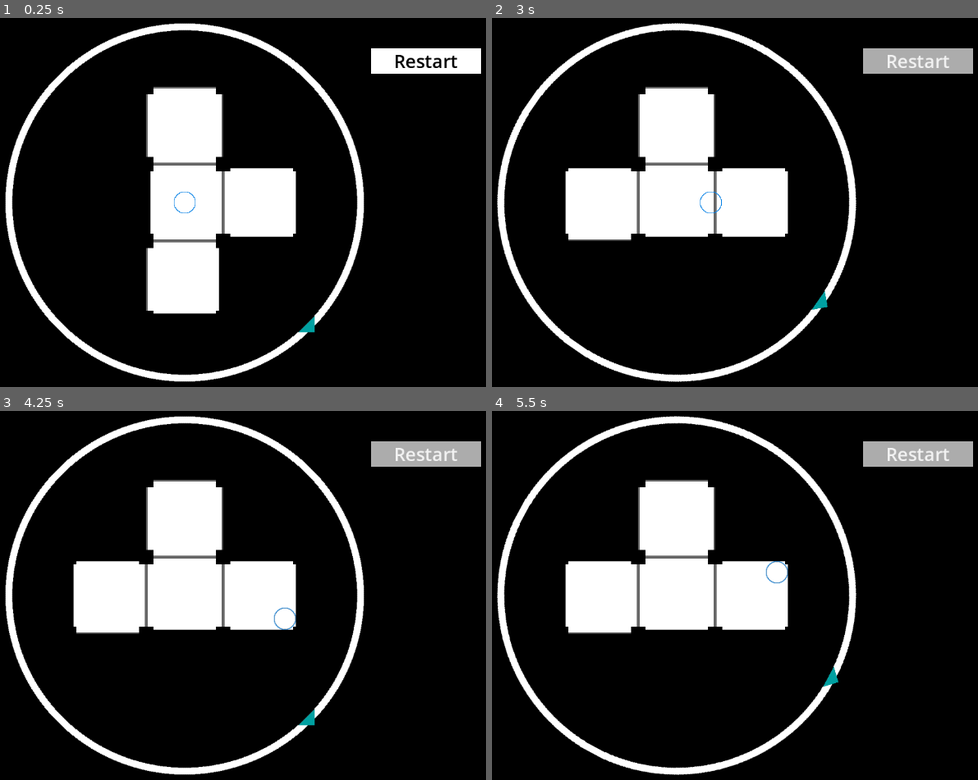
Above: before the commit, frames 1-4 (two rows, left to right).
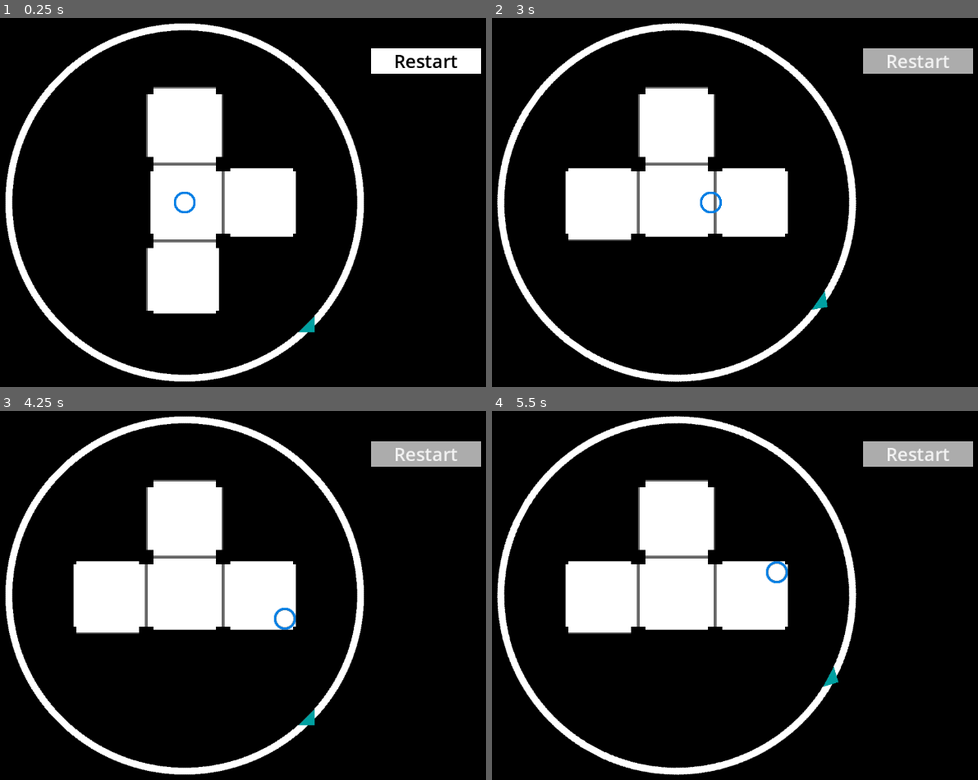
Above: after the commit, the same moments.

Repository: entityJY/hyperedi
Game: Godot game, scene res://hyperplane_dungeon/dungeon.tscn
The game is run twice, just before and just after one commit, with the same random seed, the same clock (stepped at 60 frames per second) and the same inputs. Before the commit the project has no main scene; this scene is started directly in both runs.
Inputs:
- Up to frame 1 (0.25 s): no input
- Up to frame 2 (3 s): click "Restart" at 0.5 s; click "Restart" at 1.25 s; click "Restart" at 2 s; tap Enter at 2.75 s; hold D (right) from 2.78 s (still down)
- Up to frame 3 (4.25 s): release D (right) at 3.53 s; hold S (down) from 3.53 s (still down)
- Up to frame 4 (5.5 s): tap Space at 4.25 s; release S (down) at 4.28 s; hold D (right) 4.28-5.03 s; tap Enter at 5 s; hold W (up) from 5.03 s (still down)

The runs differ from the first frame. In frame 1, less than 0.1% of the frame differs, in the area x 35-41%, y 47-53%; in frame 2, less than 0.1%; in frame 3, less than 0.1%; in frame 4, less than 0.1%, in the area x 56-61%, y 40-47%.

Commit message:
feat: build

Diff:
--- a/player/player.tscn
+++ b/player/player.tscn
@@ -4,7 +4,7 @@
 
 [sub_resource type="Gradient" id="Gradient_wr07t"]
 interpolation_mode = 1
-offsets = PackedFloat32Array(0, 0.9307229, 1)
+offsets = PackedFloat32Array(0, 0.7710843, 1)
 colors = PackedColorArray(0, 0, 0, 0, 1, 1, 1, 1, 1, 1, 1, 0)
 
 [sub_resource type="GradientTexture2D" id="GradientTexture2D_kqu6x"]
--- a/project.godot
+++ b/project.godot
@@ -11,6 +11,7 @@
 [application]
 
 config/name="Hyperedi"
+run/main_scene="uid://bd1pg3xhngavn"
 config/features=PackedStringArray("4.7")
 config/icon="res://icon.svg"
 
@@ -44,3 +45,7 @@
 , Object(InputEventKey,"resource_local_to_scene":false,"resource_name":"","device":-1,"window_id":0,"alt_pressed":false …(186 unchanged characters)…
 ]
 }
+
+[rendering]
+
+textures/vram_compression/import_etc2_astc=true
Not shown, changed: export_presets.cfg
Not shown, added: .DS_Store
